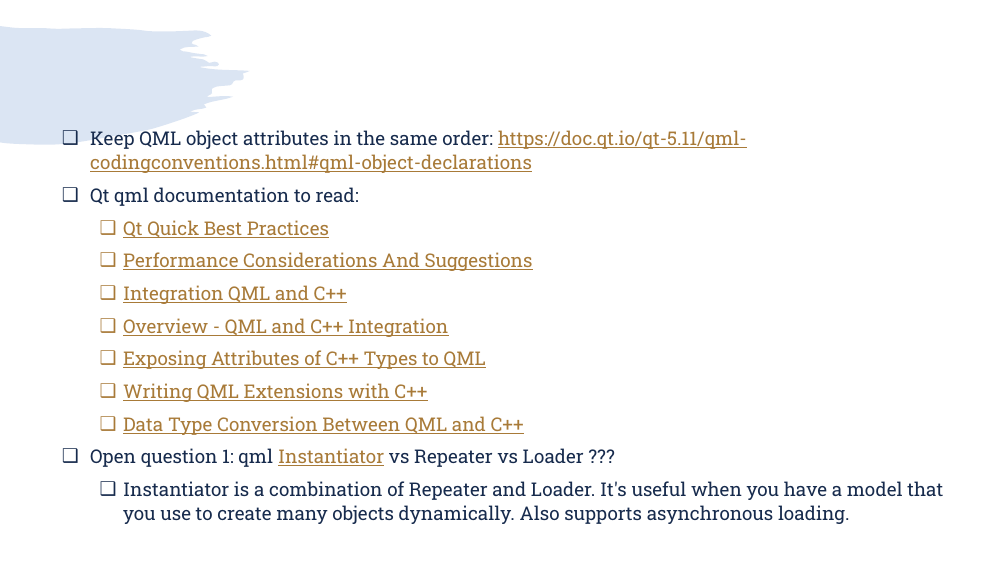
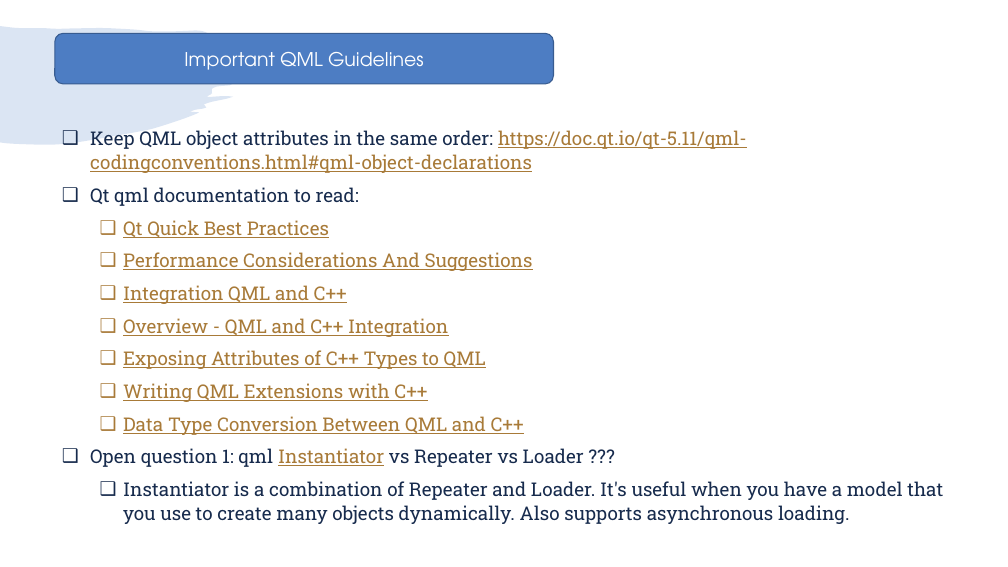
Before and after one commit to girishlande/QtProjects, a slide deck: slide 13 of learnings.pptx (slide 12 before the commit). Drawn at 1008x567 pixels with LibreOffice and Linux fonts; fonts in the diff are those of the drawing. Boxes give left, top, right and bottom in pixels: in the first picture for what was removed or moved away, otherwise in the second. Text is boxed around its words. In the diff, an @@ line names an element or a change of style, - is before the commit and + after.

```diff
--- a/learnings.pptx
+++ b/learnings.pptx
@@ rounded rectangle added at (x1=54, y1=33, x2=554, y2=84), fill #4D7DC3, outline #395C90 1 pt, 18 pt, text #FFFFFF @@
+Important QML Guidelines
```
Also in this commit, not shown: 9 other slides changed, 16 slides added.
